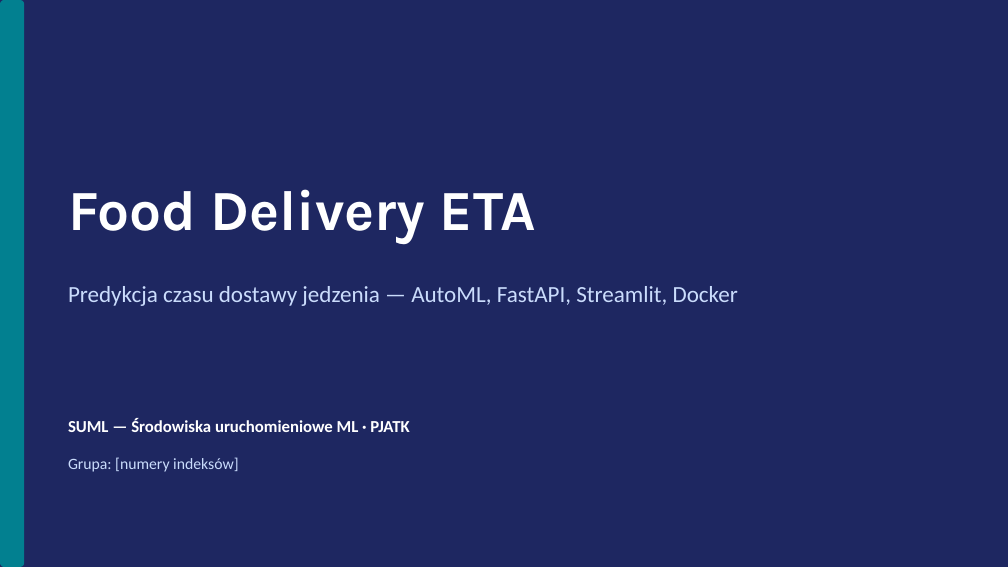
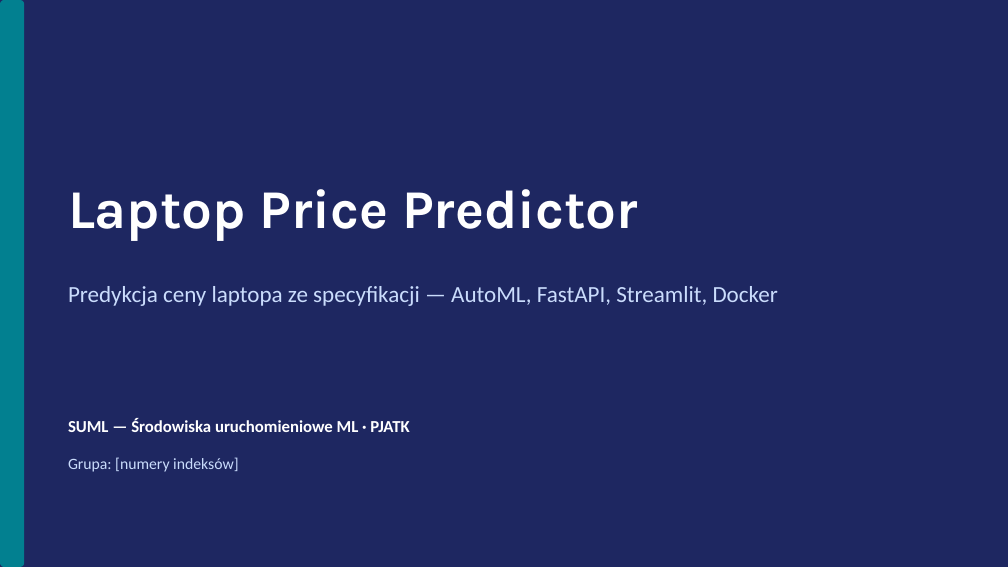
Before and after one commit to nimzoi/SUML-project, a slide deck: slide 1 of slides.pptx. Drawn at 1008x567 pixels with LibreOffice and Linux fonts; fonts in the diff are those of the drawing. Boxes give left, top, right and bottom in pixels: in the first picture for what was removed or moved away, otherwise in the second. Text is boxed around its words. In the diff, an @@ line names an element or a change of style, - is before the commit and + after.

Commit message:
pivot docs + slides to laptop topic

```diff
--- a/slides.pptx
+++ b/slides.pptx
@@ text at [68,189,638,241]: text changed; size 54 to 52 pt @@
-Food Delivery ETA
+Laptop Price Predictor
@@ text at [68,286,778,306]: text changed @@
-Predykcja czasu dostawy jedzenia — AutoML, FastAPI, Streamlit, Docker
+Predykcja ceny laptopa ze specyfikacji — AutoML, FastAPI, Streamlit, Docker
```
Also in this commit, not shown: 7 other slides changed, 2 slides added, 2 slides removed, 8 other files.
